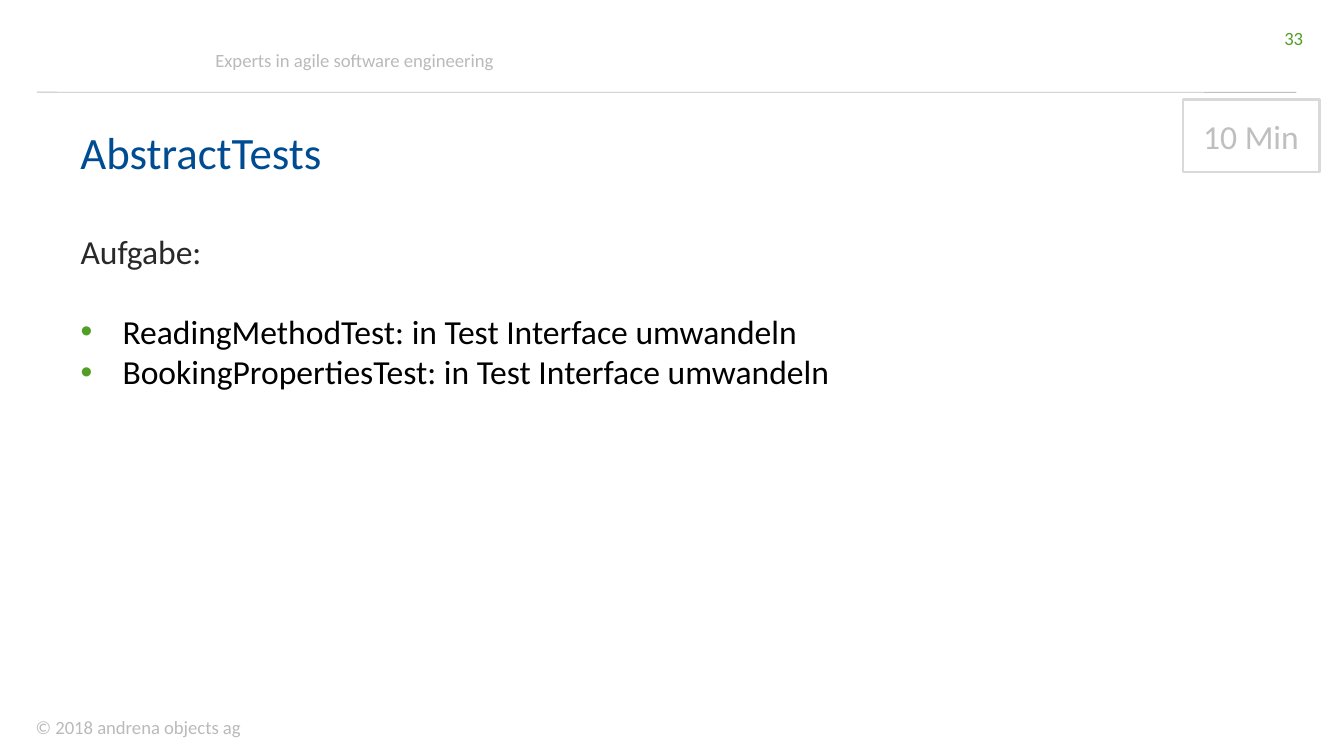
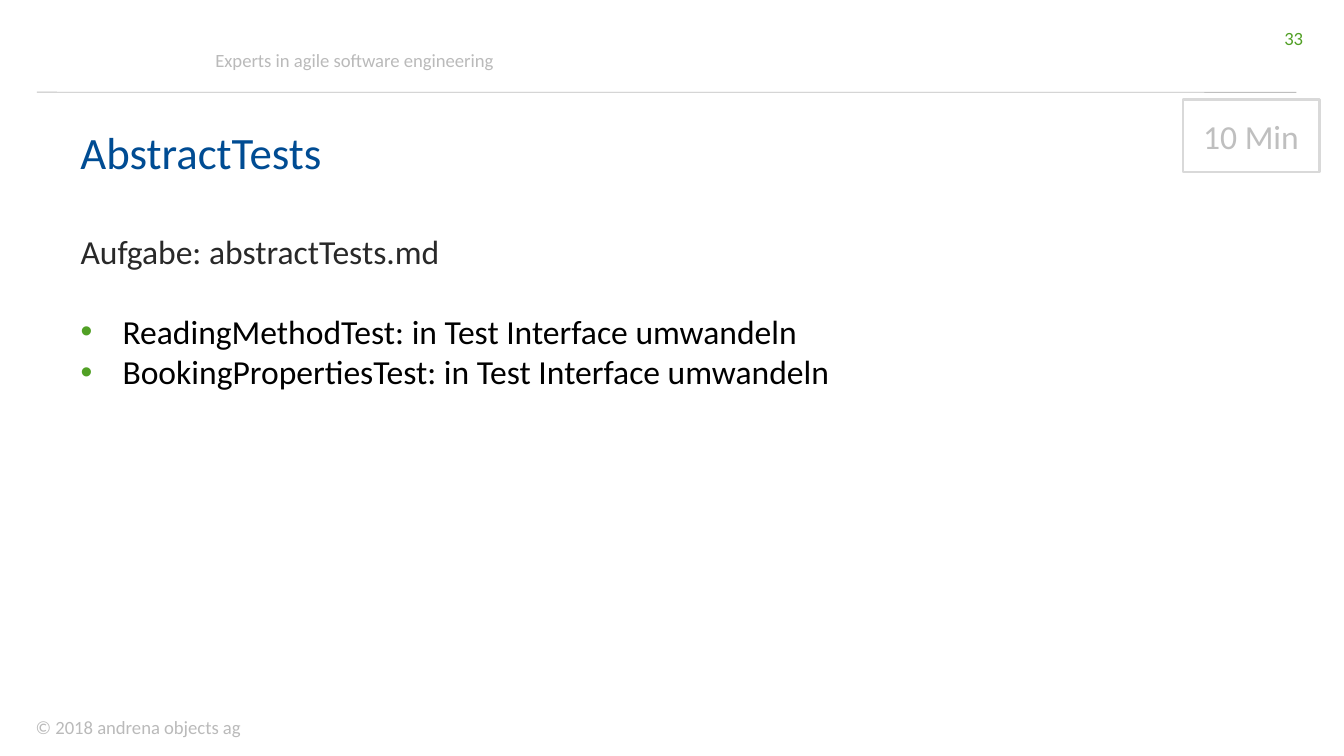
Before and after one commit to andrena/junit5-workshop-et-ka-2018, a slide deck: slide 33 of files/Folien.pptx. Drawn at 1344x756 pixels with LibreOffice and Linux fonts; fonts in the diff are those of the drawing; background and template pictures are left out. Boxes give left, top, right and bottom in pixels: in the first picture for what was removed or moved away, otherwise in the second. Text is boxed around its words. In the diff, an @@ line names an element or a change of style, - is before the commit and + after.

```diff
--- a/files/Folien.pptx
+++ b/files/Folien.pptx
@@ text at [81,240,439,270]: text changed @@
-Aufgabe:
+Aufgabe: abstractTests.md
```
Also in this commit, not shown: 10 other slides changed, 1 slide added.
